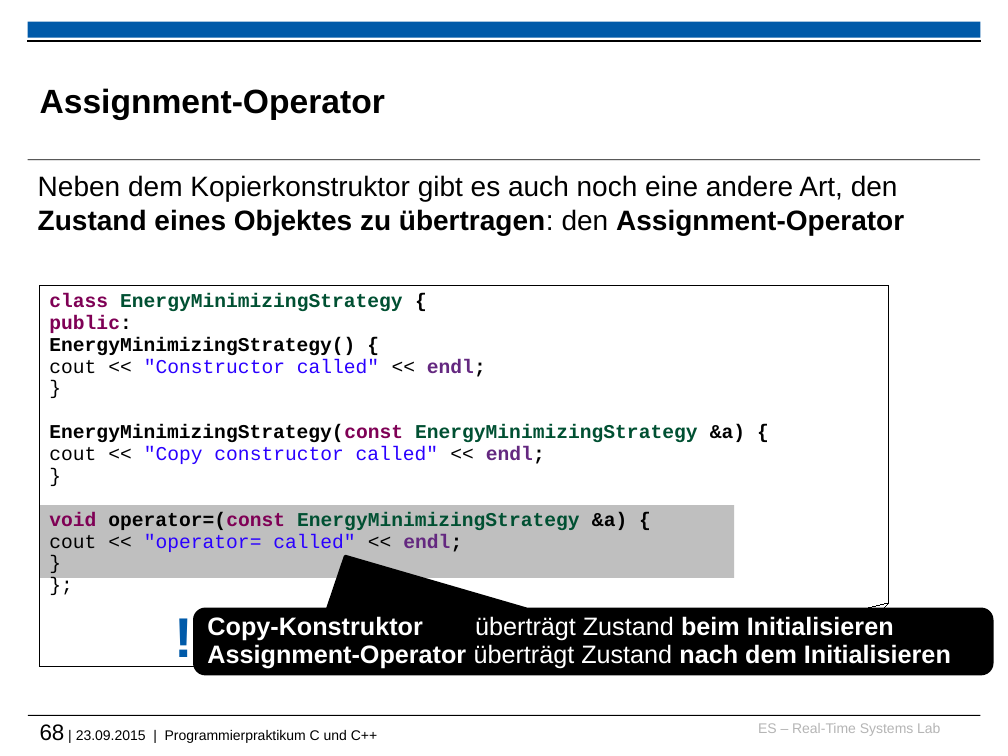
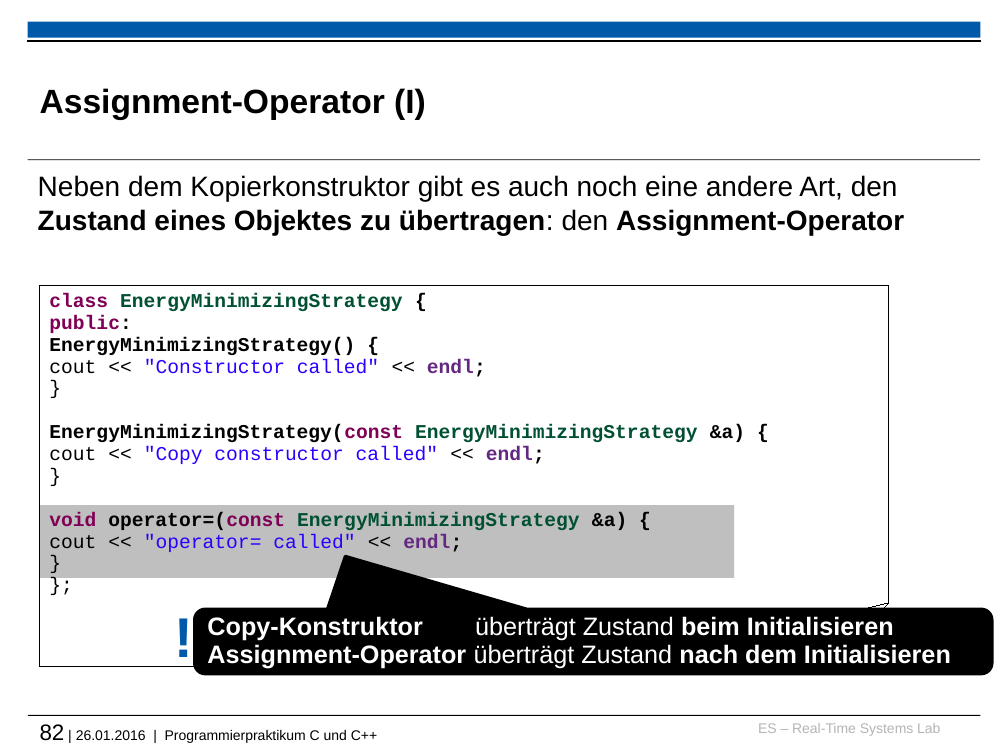
Before and after one commit to h82k/tud-cppp, a slide deck: slide 82 of cppp_lecture.pptx (slide 68 before the commit). Drawn at 1008x756 pixels with LibreOffice and Linux fonts; fonts in the diff are those of the drawing; background and template pictures are left out. Boxes give left, top, right and bottom in pixels: in the first picture for what was removed or moved away, otherwise in the second. Text is boxed around its words. In the diff, an @@ line names an element or a change of style, - is before the commit and + after.

```diff
--- a/cppp_lecture.pptx
+++ b/cppp_lecture.pptx
@@ title at [40, 88, 426, 120]: text changed @@
-Assignment-Operator
+Assignment-Operator (I)
@@ text at [40, 724, 377, 743]: text changed @@
-68 | 23.09.2015 | Programmierpraktikum C und C++
+82 | 26.01.2016 | Programmierpraktikum C und C++
```
Also in this commit, not shown: 5 other slides changed, 17 slides added, 1 other file.
